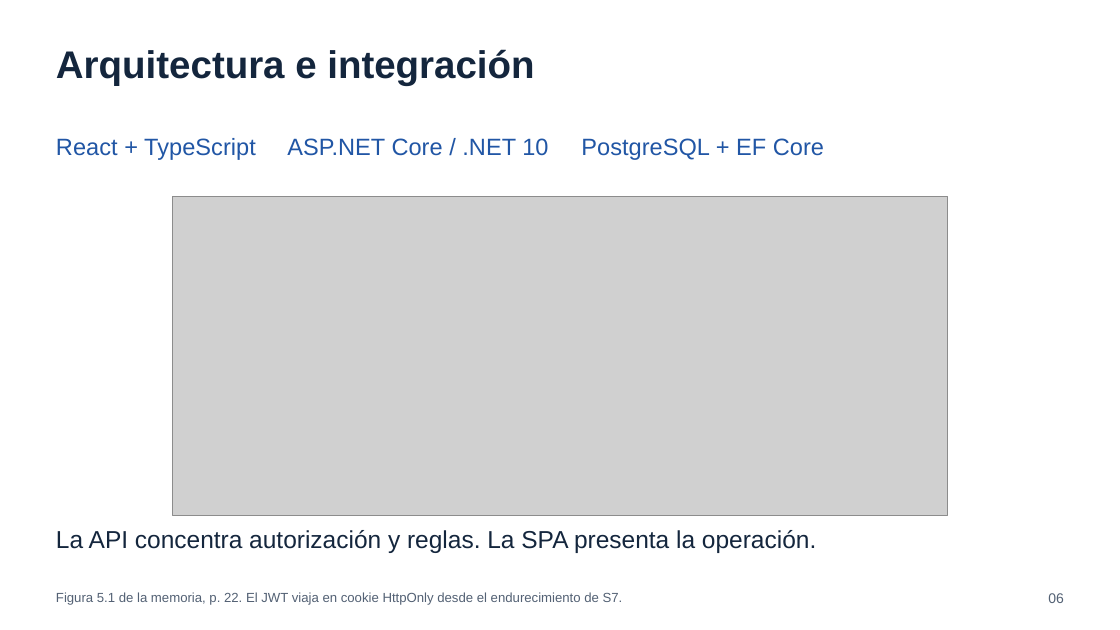
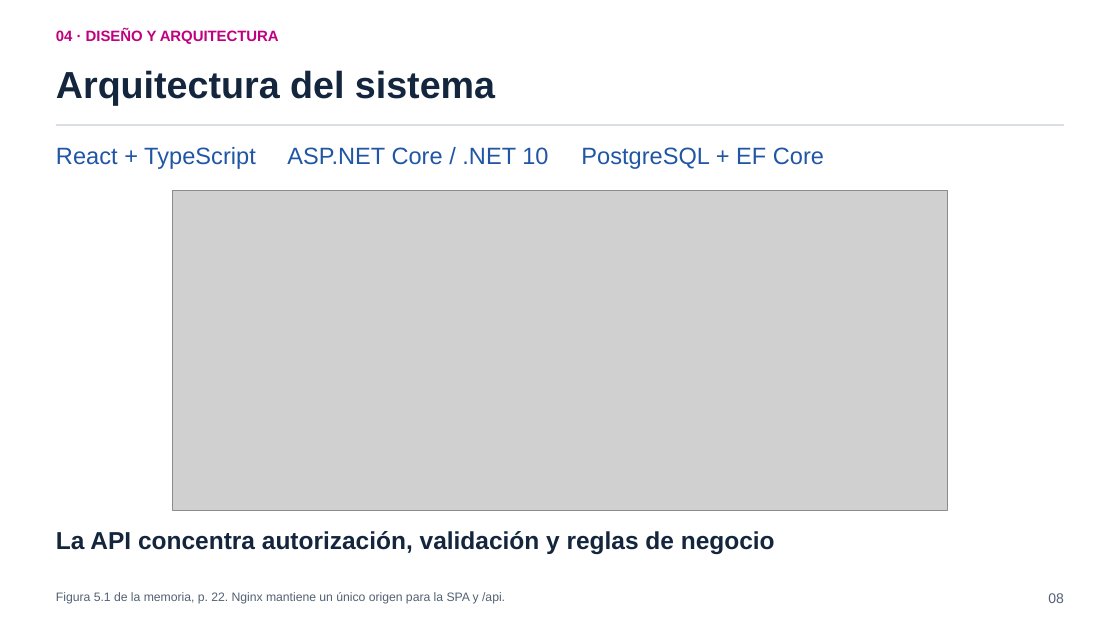
Before and after one commit to pey-45/TransitOps, a slide deck: slide 8 of tfg/presentacion/entrega/TransitOps_Presentacion_TFG.pptx (slide 6 before the commit). Drawn at 1120x630 pixels with LibreOffice and Linux fonts; fonts in the diff are those of the drawing; grey boxes stand for pictures. Boxes give left, top, right and bottom in pixels: in the first picture for what was removed or moved away, otherwise in the second. Text is boxed around its words. In the diff, an @@ line names an element or a change of style, - is before the commit and + after.

```diff
--- a/tfg/presentacion/entrega/TransitOps_Presentacion_TFG.pptx
+++ b/tfg/presentacion/entrega/TransitOps_Presentacion_TFG.pptx
@@ text added at [56,29,279,44], 12.8 pt, text #C0007F, bold @@
+04 · DISEÑO Y ARQUITECTURA
@@ text at [56,70,495,105]: text changed; size 33 to 32.2 pt @@
-Arquitectura e integración
+Arquitectura del sistema
@@ text "React + TypeScript ASP.NET Core ...": place and size @@
-text "React + TypeScript ASP.NET Core ..." at [56,138,824,160]
+text "React + TypeScript ASP.NET Core ..." at [56,147,824,169]
@@ rectangle added at [56,124,1065,126], fill #D9DFE7 @@
@@ picture: place and size @@
-picture at [172,196,948,515]
+picture at [172,191,948,510]
@@ text at [56,531,775,554]: text changed; bold on @@
-La API concentra autorización y reglas. La SPA presenta la operación.
+La API concentra autorización, validación y reglas de negocio
@@ text at [56,592,505,604]: text changed; size 11.2 to 10.5 pt @@
-Figura 5.1 de la memoria, p. 22. El JWT viaja en cookie HttpOnly desde el endurecimiento de S7.
+Figura 5.1 de la memoria, p. 22. Nginx mantiene un único origen para la SPA y /api.
```
Also in this commit, not shown: 9 other slides changed, 12 slides added, 12 slides removed, 7 other files.
